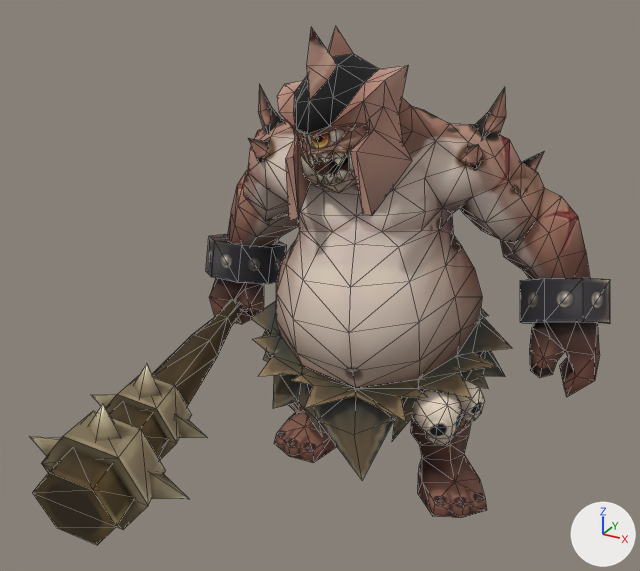
One commit to the OBJ model Resource/Boss02/Animation/Idle/Idle (25).obj: the scene before it, then after it.
Rendered twice from a 50 mm lens placed at (191.0, -423.0, 325.0), pointed at (-17.0, -46.0, 136.0). Every picture has the same lights, and +X, +Y and +Z are marked at lower right. Mesh edges are drawn as thin lines. Where no turn or scale is listed for an object, it has been applied to the vertices. Vertices at the same position are counted once.

Objects in the first picture: 'Cyclops01_W', 'Cyclops03'.
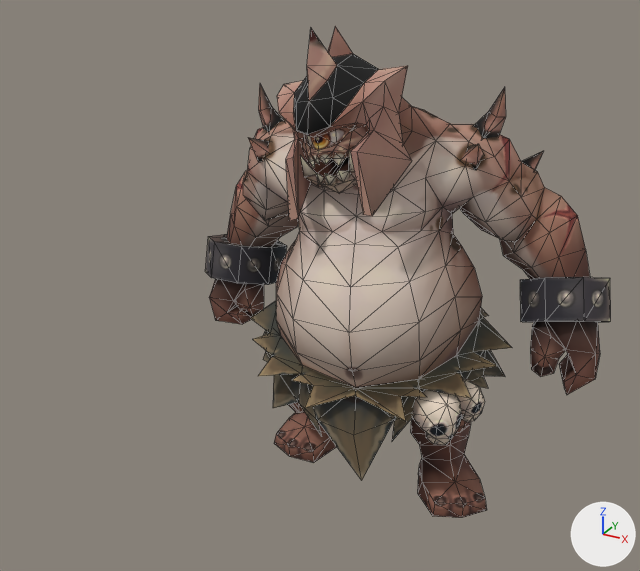
Where the change shows, as pixel boxes (x1, y1, x2, y2) in the pictures (640 x 571 px; the box of a moved part takes in the faces that stretch with it):
'Cyclops03', reshaped
    before: (206, 27, 610, 518)
    after: (205, 26, 611, 518)
'Cyclops01_W', deleted (brown)
    before: (29, 300, 243, 545)
part 1 of me_cyclops03, moved or reshaped
    before: (520, 278, 610, 324)
    after: (520, 277, 611, 322)
part 2 of me_cyclops03, rebuilt
    before: (529, 322, 600, 397)
    after: (530, 321, 600, 395)
part 3 of me_cyclops03, moved or reshaped
    before: (464, 140, 590, 279)
    after: (465, 139, 590, 279)
part 4 of me_cyclops03, moved or reshaped
    before: (235, 170, 298, 237)
    after: (234, 170, 298, 237)
part 5 of me_cyclops03, moved or reshaped
    before: (248, 84, 284, 163)
    after: (248, 84, 284, 162)

Diff of the bpy script that builds the scene:
```diff
--- a/Resource/Boss02/Animation/Idle/Idle (25).obj.py
+++ b/Resource/Boss02/Animation/Idle/Idle (25).obj.py
@@ me_cyclops03 @@
 # used by ob_cyclops03; location = (0.0, 0.0, 0.0)
 # verts and faces of me_cyclops03; kept vertices keep their numbers, new ones are numbered from 738
 # before: 291 (-108.0, 65.0, 155.0), 293 (-111.0, 18.0, 147.0) at pixel (237, 205), 299 (-94.0, 69.0, 148.0), 301 (-105.0, 25.0, 153.0), 302 (-92.0, 26.0, 139.0)
 # before: 304 (-80.0, 44.0, 143.0), 305 (-87.0, 13.0, 142.0) at pixel (265, 221)
-me_cyclops03.from_pydata(...)  # 738 vertices, 1324 faces; spans x -141.0..119.0, y -68.0..82.0, z -1.0..267.0
+me_cyclops03.from_pydata(...)  # 738 vertices, 1324 faces; spans x -142.0..119.0, y -68.0..83.0, z -1.0..267.0
+# me_cyclops03 part 1: the loose piece of 16 vertices spanning x 64.0..119.0, y 18.0..75.0, z 91.0..136.0 is moved by (0.0, 2.0, 0.0)
+# me_cyclops03 part 2: the loose piece of 29 vertices spanning x 78.0..118.0, y 12.0..63.0, z 64.0..114.0 is rebuilt with 29 vertices and now spans x 78.0..118.0, y 14.0..65.0, z 65.0..114.0
+# me_cyclops03 part 3
+# 2 vertices are removed from x 54.0..64.0, y 51.0..62.0, z 183.0..184.0
+# 4 faces are deleted
+# 14 vertices in x 59.0..95.0, y 26.0..75.0, z 115.0..194.0 move by (0.0, 1.0, 0.0)
+# 9 vertices in x 58.0..83.0, y 26.0..82.0, z 112.0..175.0 move by (-1.0, 1.0, 0.0)
+# 11 vertices move from x 38.0..104.0, y 36.0..82.0, z 125.0..190.0 to x 38.0..104.0, y 38.0..83.0, z 125.0..191.0
+# 2 vertices are added at (64.0, 52.0, 183.0), (53.0, 62.0, 184.0)
+# 4 new faces join them
+# me_cyclops03 part 4
+for i in [299, 301, 302, 304]: verts[i] += (0.0, -1.0, 0.0)
+verts[291] = (-108.0, 65.0, 155.0)  # moved
+verts[293] = (-111.0, 17.0, 146.0)  # moved, pixel (236, 206)
+verts[305] = (-87.0, 12.0, 143.0)  # moved, pixel (264, 220)
+# me_cyclops03 part 5
+# 6 vertices are removed from x -90.0..-65.0, y -10.0..12.0, z 190.0..213.0
+# 16 faces are deleted
+# 6 vertices are added at (-90.0, 13.0, 210.0), (-69.0, 12.0, 203.0), (-80.0, 12.0, 214.0), (-86.0, 12.0, 198.0), (-65.0, -10.0, 191.0), (-79.0, -6.0, 193.0)
+# 16 new faces join them
 me_cyclops03.materials.append(mat_material__25)
@@ ob_cyclops01_w @@
-ob_cyclops01_w = bpy.data.objects.new('Cyclops01_W', me_cyclops01_w)
-ob_cyclops01_w.location = (0.0, 0.0, 0.0)
```
